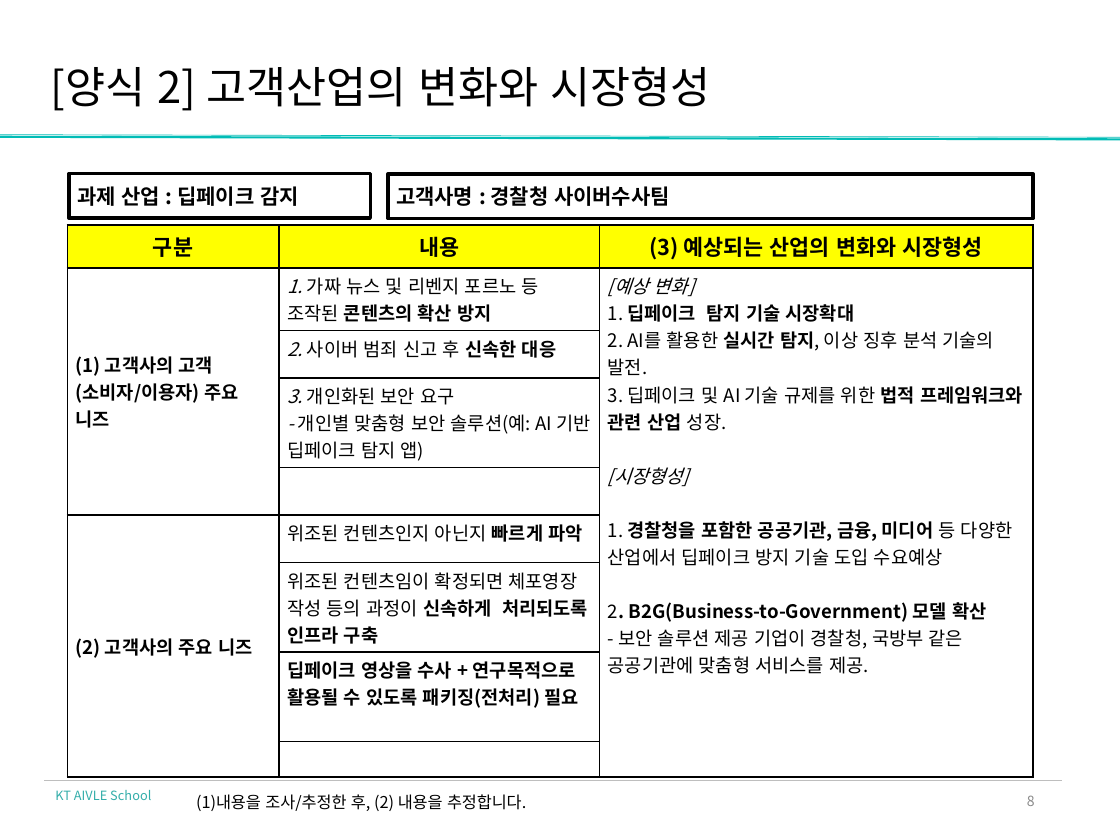
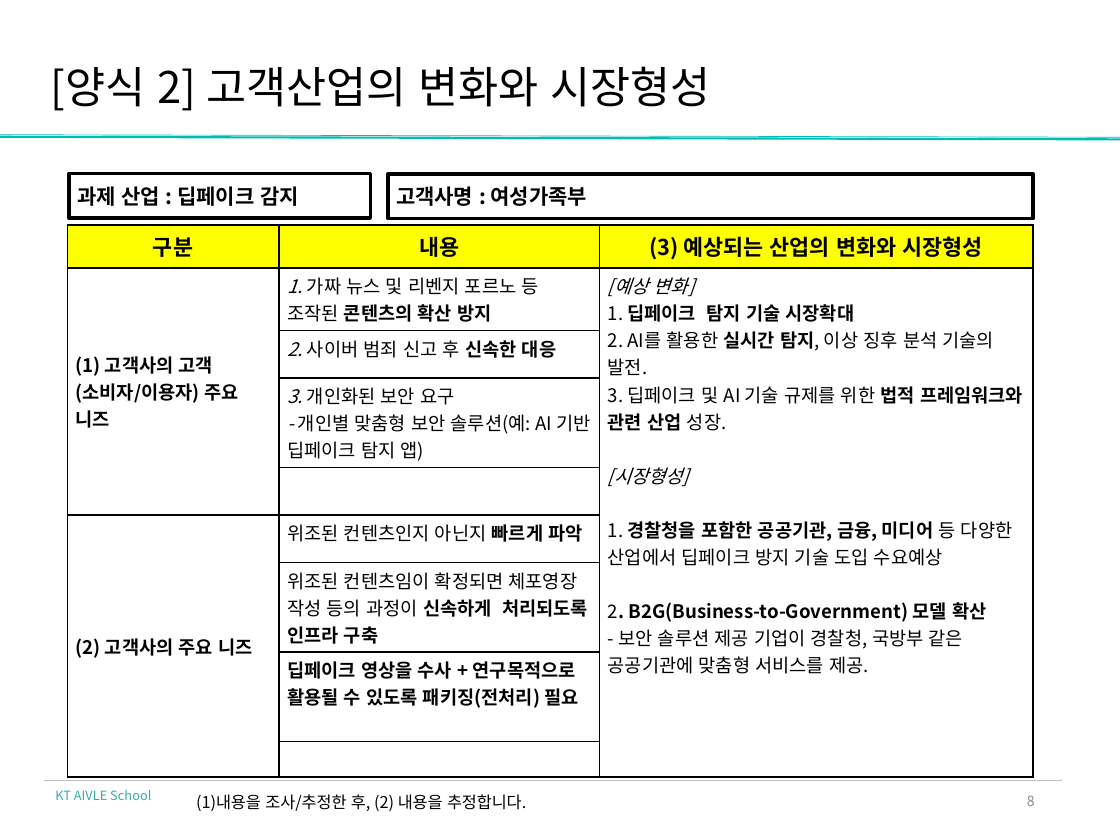
Before and after one commit to yangjung-woo/KT-Workspace, a slide deck: slide 4 of KT_AIVLE_DX_Regular_course/Week1/DX_제안 전략 수립_실습자료/DX_제안전략수립_딥페이크 범죄 탐지 솔루션.pptx. Drawn at 1120x840 pixels with LibreOffice and Linux fonts; fonts in the diff are those of the drawing; background and template pictures are left out. Boxes give left, top, right and bottom in pixels: in the first picture for what was removed or moved away, otherwise in the second. Text is boxed around its words. In the diff, an @@ line names an element or a change of style, - is before the commit and + after.

```diff
--- a/KT_AIVLE_DX_Regular_course/Week1/DX_제안 전략 수립_실습자료/DX_제안전략수립_딥페이크 범죄 탐지 솔루션.pptx
+++ b/KT_AIVLE_DX_Regular_course/Week1/DX_제안 전략 수립_실습자료/DX_제안전략수립_딥페이크 범죄 탐지 솔루션.pptx
@@ text in rectangle at [396, 186, 587, 206]: text changed @@
-고객사명 : 경찰청 사이버수사팀
+고객사명 : 여성가족부
```
Also in this commit, not shown: 7 other slides changed, 3 slides added, 3 other files.
